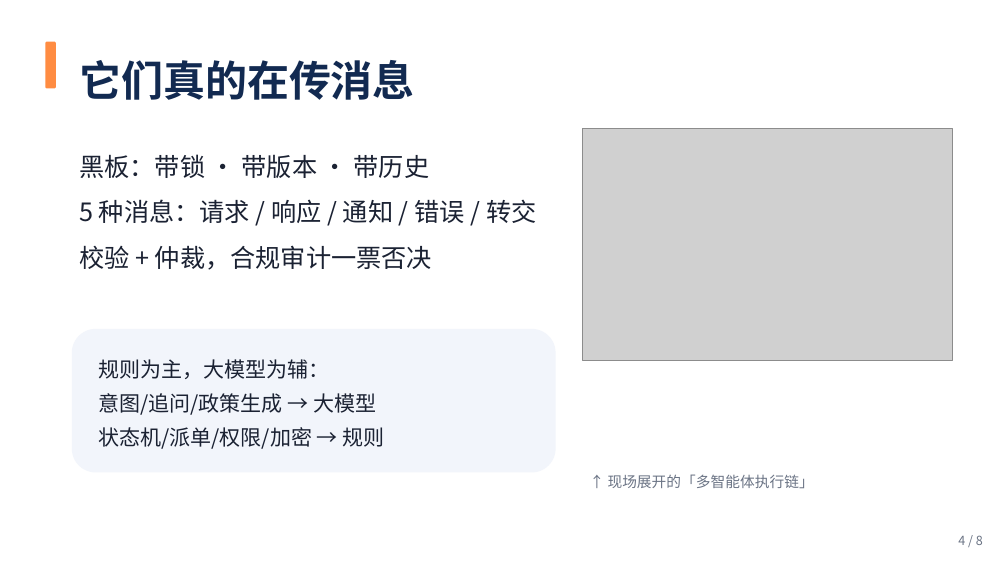
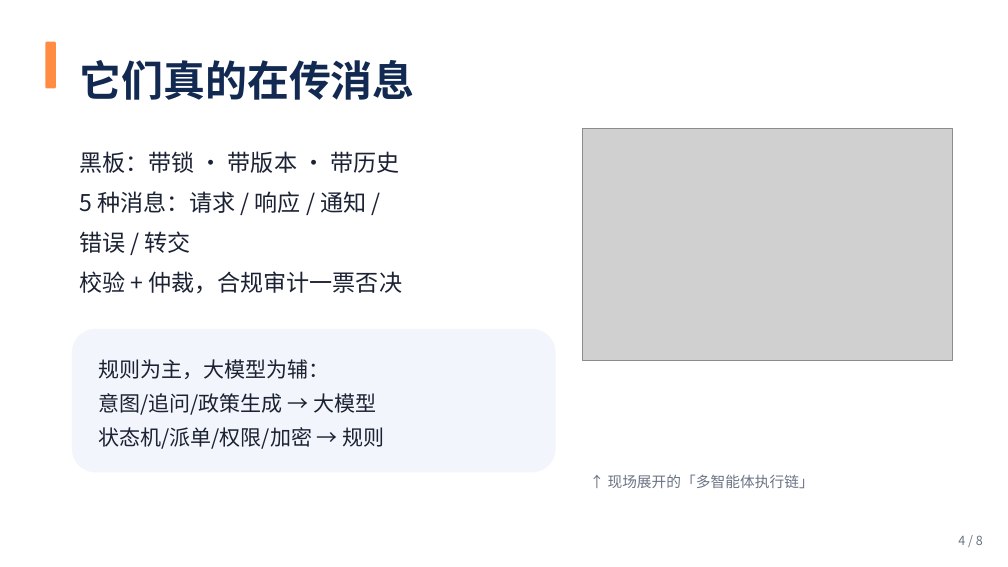
Before and after one commit to woshuofengsu/campus-insight-agent, a slide deck: slide 4 of docs/competition/9月22日路演-社区先知.pptx. Drawn at 1008x567 pixels with LibreOffice and Linux fonts; fonts in the diff are those of the drawing; grey boxes stand for pictures. Boxes give left, top, right and bottom in pixels: in the first picture for what was removed or moved away, otherwise in the second. Text is boxed around its words. In the diff, an @@ line names an element or a change of style, - is before the commit and + after.

Commit message:
PPT 封面标题被遮挡的修复 + 校验门禁 + 换干净截图
一、封面问题的真实根因（不是我原以为的字太长）
- PowerPoint COM 量出：标题文本框 L=79.2 W=792 文字宽 754.4 → **完全装得下**
- 真因：右侧登录页截图从 8.3 英寸开始且**后画**（在标题之上），把标题右段 "…yInsight" 盖住了
  → 看起来像"标题被切断"。这是排版层级/重叠错误。
- 修法：封面标题改为**两行**（社区先知 52pt / CommunityInsight 36pt）只占左侧 6.6 英寸，
  右侧截图放到 8.0 英寸起，两者不重叠

二、新增 scripts/verify_ppt.py（把这类错误变成可复算门禁）
- 用 PowerPoint COM 读真实坐标与文字边界，检查三类问题：
  ① 文字比文本框宽（会折行/溢出）② 文本框出画（右/下越界）③ **文字框被图片遮挡（重叠检测）**
- **反例自测**：故意造一个"图压在标题上"的 deck → 门禁报
  `[TEXT_UNDER_PICTURE] ovlp=274x94pt` ✅（证明门禁不是空跑，这正是本轮踩的坑）
- 修完复跑：问题条目 0 ✅
- 脚本用纯 ASCII 模板 + PowerShell COM（PowerShell 5.1 会把无 BOM 的 UTF-8 .ps1 当 ANSI 读，
  中文会乱码——项目里记过这个坑，所以不写中文到 .ps1）

三、其他两处小修（用户反馈）
- 第 4 页「5 种消息：请求 / 响应 / 通知 / 错误 / 转交」原来被折成"转 / 交"
  → 拆成两行写（COM 量到 textH=167.7 证明发生了折行）
- 第 2 页右侧截图换成**更干净的一张**：脚本自动抓三个候选页并按"红色告警像素占比"排序，
  选中「工单管理」（0.02%）替换原「工作台」（0.56%）；原图保留为 ppt-assets/06b-工作台-原图.png

四、开场故事改为用户指定的口吻
- 路演包第 0 部分 + 逐字稿 00:00–00:25 改为"上周，我家楼下张奶奶摔了一跤……"，结尾呼应句保留
- 诚实标注保留并改得更准：若确为身边真事就照实讲；若为设想，被追问就直说"这是设想的场景"

验证：verify_ppt 0 问题 · ruff 0 · 真 PowerPoint 打开成功（10 页）并重新导出预览 PDF（437KB）
产物：docs/competition/9月22日路演-社区先知.pptx（封面已修，第 2/4 页已改）

```diff
--- a/docs/competition/9月22日路演-社区先知.pptx
+++ b/docs/competition/9月22日路演-社区先知.pptx
@@ text at (79, 151, 402, 294): size 24 to 22 pt in "黑板：带锁 · 带版本 · 带历史", "校验 + 仲裁，合规审计一票否决"; line spacing 1.5 to 1.45 @@
@@ text at (79, 191, 366, 253): text changed; size 24 to 22 pt @@
-5 种消息：请求 / 响应 / 通知 / 错误 / 转交
+5 种消息：请求 / 响应 / 通知 /
+错误 / 转交
```
Also in this commit, not shown: 1 other slide changed, 7 other files.
